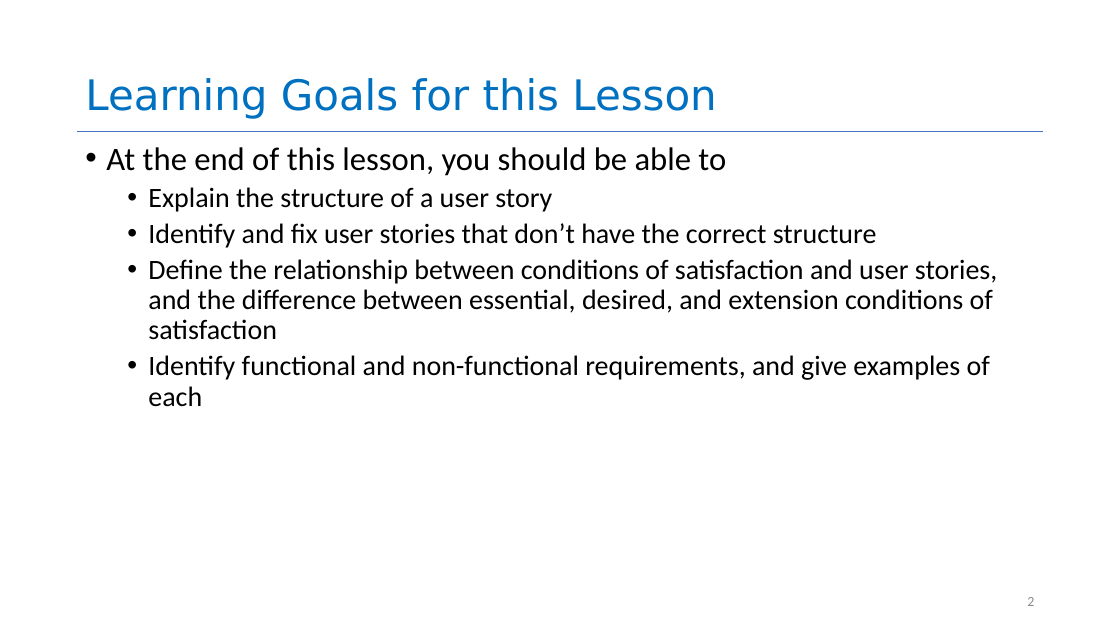
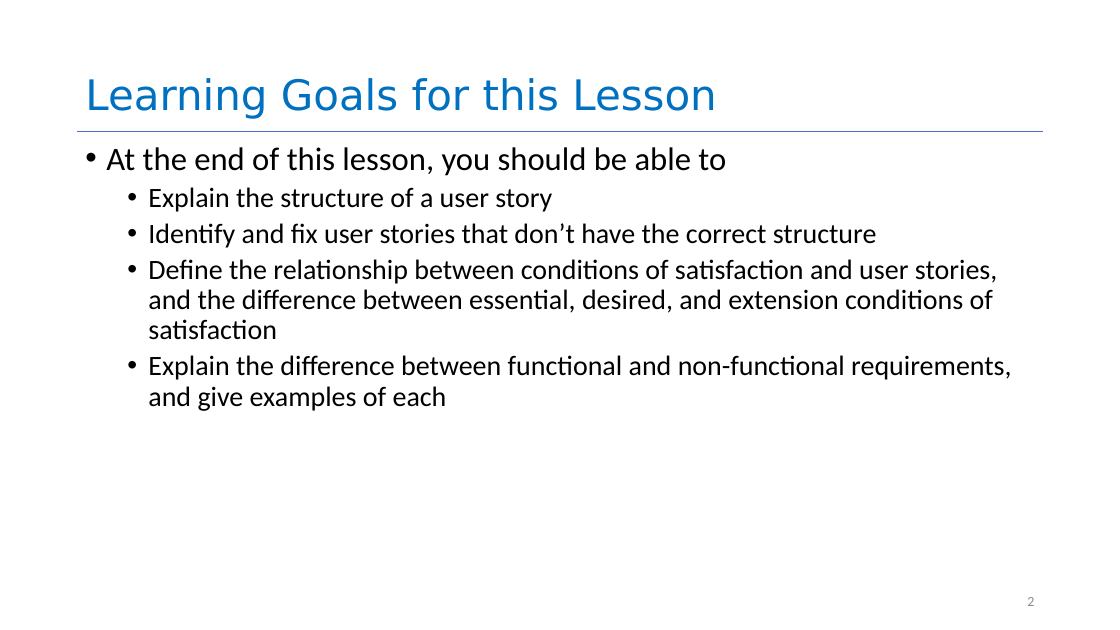
Before and after one commit to rimshaTest/CS4530-Spring-2026, a slide deck: slide 2 of Slides/Module 01.2 User Stories.pptx. Drawn at 1120x630 pixels with LibreOffice and Linux fonts; fonts in the diff are those of the drawing. Boxes give left, top, right and bottom in pixels: in the first picture for what was removed or moved away, otherwise in the second. Text is boxed around its words. In the diff, an @@ line names an element or a change of style, - is before the commit and + after.

```diff
--- a/Slides/Module 01.2 User Stories.pptx
+++ b/Slides/Module 01.2 User Stories.pptx
@@ text at (148,355,1011,411): text changed @@
-  • Identify functional and non-functional requirements, and give examples of each
+  • Explain the difference between functional and non-functional requirements, and give examples of each
```
Also in this commit, not shown: 2 other slides changed, 1 other file.
